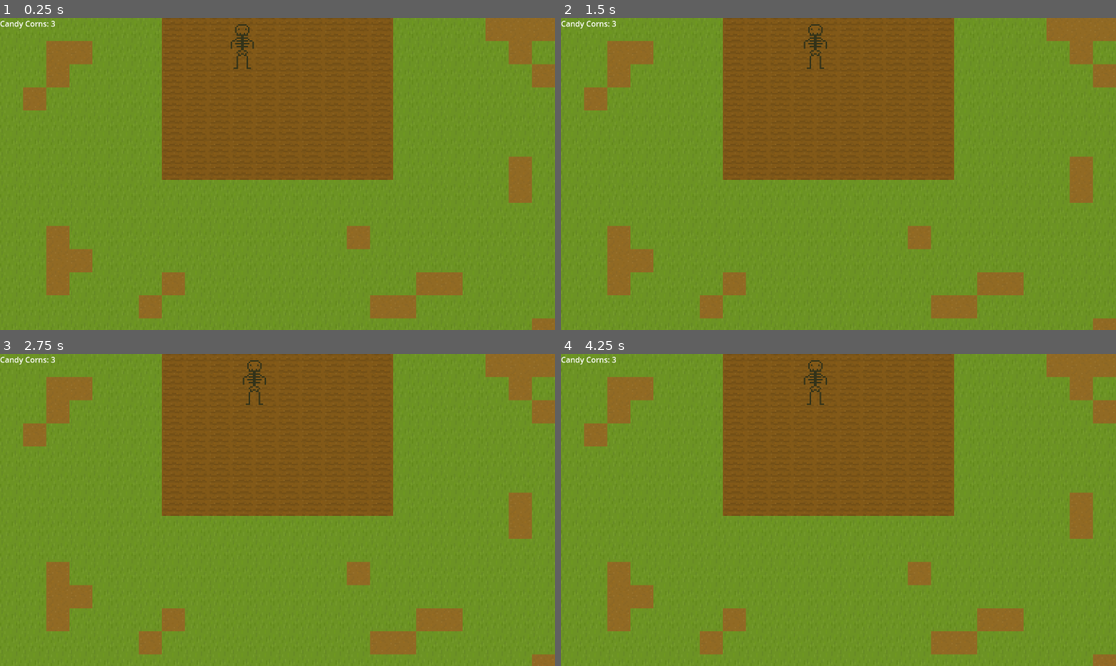
Above: before the commit, frames 1-4 (two rows, left to right).
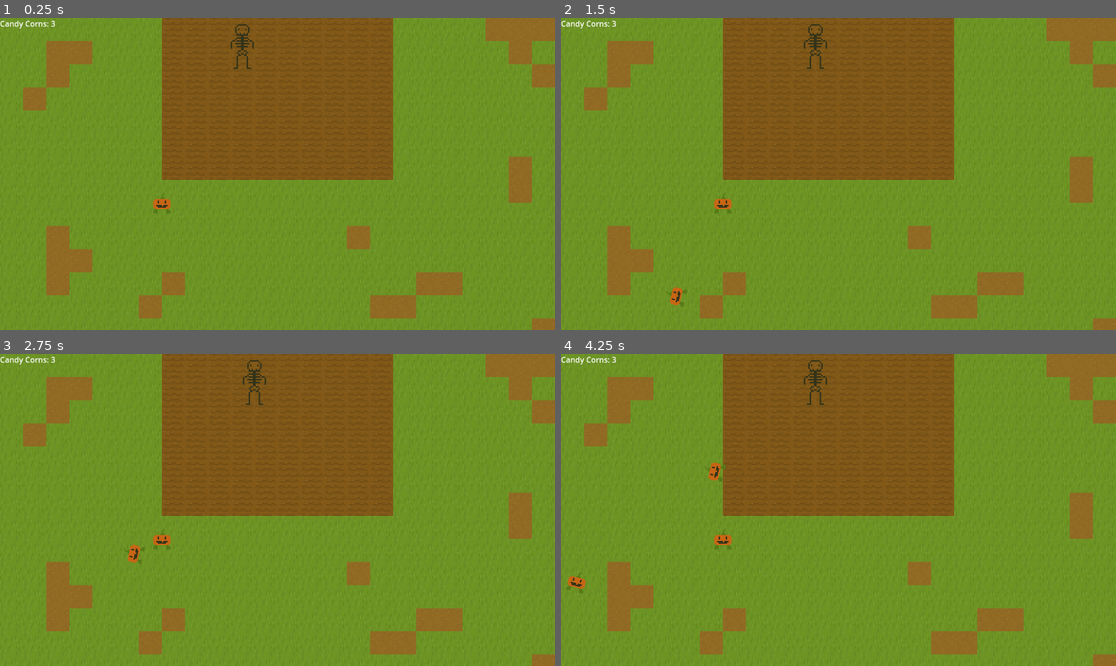
Above: after the commit, the same moments.

Repository: sjhayden/Super-Simple-Spooky-Seed-Simulator
Game: Godot game, scene res://Scenes/world.tscn
Two runs of this game, one before a commit and one after it. Both use one fixed random seed, a clock stepped at 60 frames per second and the inputs below.
Inputs:
- Up to frame 1 (0.25 s): no input
- Up to frame 2 (1.5 s): tap Enter at 0.5 s; hold Right (right) 0.53-1.28 s; tap K (attack) at 0.6 s; hold Down (down) from 1.28 s (still down); tap J (plant_harvest) at 1.35 s
- Up to frame 3 (2.75 s): release Down (down) at 2.03 s; hold Right (right) from 2.03 s (still down); tap K (attack) at 2.1 s
- Up to frame 4 (4.25 s): release Right (right) at 2.78 s; hold Up (up) 2.78-3.53 s; tap J (plant_harvest) at 2.85 s; hold Left (left) from 3.53 s (still down); tap K (attack) at 3.6 s

The runs differ from the first frame. In frame 1, 0.1% of the frame differs, in the area x 27-31%, y 56-63%; in frame 2, 0.2%; in frame 3, 0.2%; in frame 4, 0.4%, in the area x 0-31%, y 34-77%.

Commit message:
enemy spawning working
enemies need work though

Diff:
--- /dev/null
+++ b/super-simple-spooky-seed-simulator/Scenes/enemy_manager.tscn
@@ -0,0 +1,29 @@
+[gd_scene load_steps=3 format=3 uid="uid://bmkisqapoqct4"]
+
+[ext_resource type="Script" uid="uid://cwgdfcymf8jgl" path="res://Scripts/enemy_manager.gd" id="1_xf0q5"]
+
+[sub_resource type="Curve2D" id="Curve2D_xf0q5"]
+_data = {
+"points": PackedVector2Array(0, 0, 0, 0, 384, 0, 0, 0, 0, 0, 384, 216, 0, 0, 0, 0, 0, 216, 0, 0, 0, 0, 0, 0)
+}
+point_count = 4
+
+[node name="enemy_manager" type="Node2D"]
+script = ExtResource("1_xf0q5")
+
+[node name="SpawningPath" type="Path2D" parent="."]
+curve = SubResource("Curve2D_xf0q5")
+
+[node name="SpawnLocation" type="PathFollow2D" parent="SpawningPath"]
+position = Vector2(384, 0)
+rotation = 1.5707964
+
+[node name="SpawningTimer" type="Timer" parent="."]
+wait_time = 3.0
+
+[node name="FirstEnemyTimer" type="Timer" parent="."]
+one_shot = true
+autostart = true
+
+[connection signal="timeout" from="SpawningTimer" to="." method="_on_spawning_timer_timeout"]
+[connection signal="timeout" from="FirstEnemyTimer" to="." method="_on_first_enemy_timer_timeout"]
--- a/super-simple-spooky-seed-simulator/Scenes/jack_o_lantern.tscn
+++ b/super-simple-spooky-seed-simulator/Scenes/jack_o_lantern.tscn
@@ -46,14 +46,17 @@
 "speed": 5.0
 }]
 
-[node name="Jack_o_Lantern" type="CharacterBody2D"]
+[node name="Jack_o_Lantern" type="RigidBody2D"]
+gravity_scale = 0.0
 script = ExtResource("1_giqco")
 
 [node name="CollisionShape2D" type="CollisionShape2D" parent="."]
 position = Vector2(0, -6)
 rotation = 1.5707964
+scale = Vector2(3, 3)
 shape = SubResource("CapsuleShape2D_g4ax6")
 
 [node name="AnimatedSprite2D" type="AnimatedSprite2D" parent="."]
 position = Vector2(0, -7)
+scale = Vector2(3, 3)
 sprite_frames = SubResource("SpriteFrames_38bgr")
--- a/super-simple-spooky-seed-simulator/Scenes/world.tscn
+++ b/super-simple-spooky-seed-simulator/Scenes/world.tscn
@@ -1,9 +1,11 @@
-[gd_scene load_steps=7 format=4 uid="uid://dp2jr4yn6hvgi"]
+[gd_scene load_steps=9 format=4 uid="uid://dp2jr4yn6hvgi"]
 
 [ext_resource type="PackedScene" uid="uid://dtncctudm55t6" path="res://Scenes/player.tscn" id="1_a02cp"]
 [ext_resource type="Texture2D" uid="uid://bsh4ctdvvmqwn" path="res://Assets/TileMap16x16.png" id="1_go701"]
 [ext_resource type="PackedScene" uid="uid://d3b2i1ulkyxcp" path="res://Scenes/plant_manager.tscn" id="3_5a7ea"]
 [ext_resource type="Script" uid="uid://dl1gu1m6ub3x0" path="res://Scripts/num_corn_label.gd" id="4_8j60k"]
+[ext_resource type="PackedScene" uid="uid://bmkisqapoqct4" path="res://Scenes/enemy_manager.tscn" id="5_fo5ed"]
+[ext_resource type="PackedScene" uid="uid://c8fvy67786el2" path="res://Scenes/jack_o_lantern.tscn" id="6_5ukr8"]
 
 [sub_resource type="TileSetAtlasSource" id="TileSetAtlasSource_5a7ea"]
 texture = ExtResource("1_go701")
@@ -37,3 +39,10 @@
 offset_right = 40.0
 offset_bottom = 23.0
 script = ExtResource("4_8j60k")
+
+[node name="enemy_manager" parent="." instance=ExtResource("5_fo5ed")]
+
+[node name="Jack_o_Lantern" parent="." instance=ExtResource("6_5ukr8")]
+position = Vector2(112, 130.66667)
+
+[editable path="enemy_manager"]
--- /dev/null
+++ b/super-simple-spooky-seed-simulator/Scripts/enemy_manager.gd
@@ -0,0 +1,38 @@
+extends Node2D
+
+var enemy_scene = preload("res://Scenes/jack_o_lantern.tscn")
+@onready var spawning_timer = $SpawningTimer
+
+
+func _on_spawning_timer_timeout() -> void:
+	spawn_enemy()
+
+
+func _on_first_enemy_timer_timeout() -> void:
+	spawn_enemy() # TODO: make special first enemy
+	spawning_timer.start()
+
+
+func spawn_enemy() -> void:
+	print("spawn")
+	# Create a new instance of the enemy scene.
+	var enemy = enemy_scene.instantiate()
+
+	# Choose a random location on Path2D.
+	var spawn_location = $SpawningPath/SpawnLocation
+	spawn_location.progress_ratio = randf()
+
+	# Set the enemy's position to the random location.
+	enemy.position = spawn_location.position
+
+	# Set the enemy's direction perpendicularish to the path direction.
+	# necessary if enemies will walk on their own?
+	var direction = spawn_location.rotation + PI / 2 + randf_range(-PI / 4, PI / 4)
+	enemy.rotation = direction
+
+	# Choose the velocity for the mob.
+	var velocity = Vector2(150.0, 0.0)
+	enemy.linear_velocity = velocity.rotated(direction)
+
+	# Spawn the mob by adding it to the Main scene.
+	add_child(enemy)
--- a/super-simple-spooky-seed-simulator/Scripts/jack_o_lantern.gd
+++ b/super-simple-spooky-seed-simulator/Scripts/jack_o_lantern.gd
@@ -1 +1 @@
-extends CharacterBody2D
+extends RigidBody2D
Not shown, added: super-simple-spooky-seed-simulator/Scripts/enemy_manager.gd.uid
